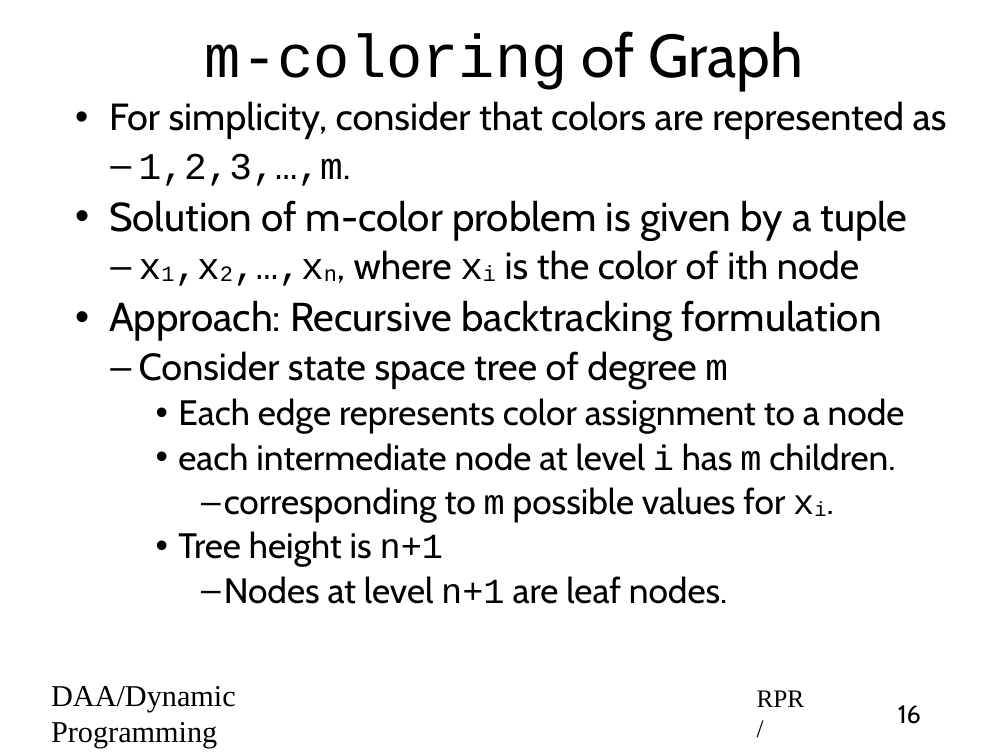
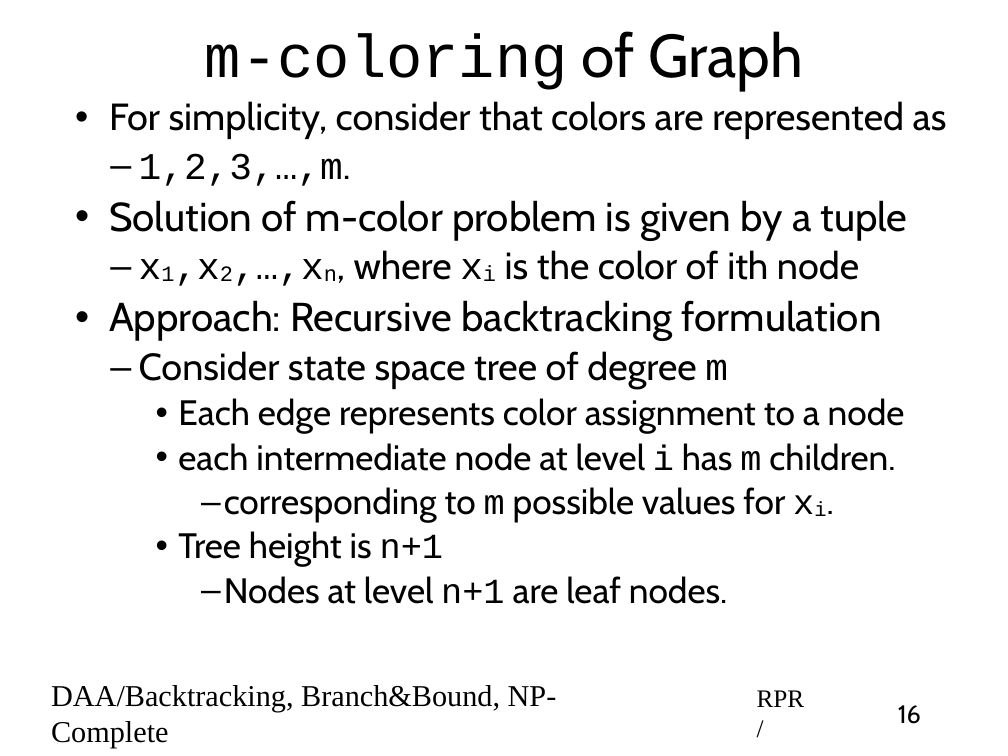
Before and after one commit to rprustagi/2019-17CS43-DAA, a slide deck: slide 16 of Slides-RPR/2019-H1-DAA-L43-BackTrack-algos.pptx. Drawn at 1008x756 pixels with LibreOffice and Linux fonts; fonts in the diff are those of the drawing. Boxes give left, top, right and bottom in pixels: in the first picture for what was removed or moved away, otherwise in the second. Text is boxed around its words. In the diff, an @@ line names an element or a change of style, - is before the commit and + after.

Commit message:
typo error, changed footer to reflect Module 5: Backtracking, Branch-bound, NP-Complete

```diff
--- a/Slides-RPR/2019-H1-DAA-L43-BackTrack-algos.pptx
+++ b/Slides-RPR/2019-H1-DAA-L43-BackTrack-algos.pptx
@@ text at (51, 685, 557, 748): text changed @@
-DAA/Dynamic Programming
+DAA/Backtracking, Branch&Bound, NP-Complete
```
Also in this commit, not shown: 19 other slides changed, 8 other files.
